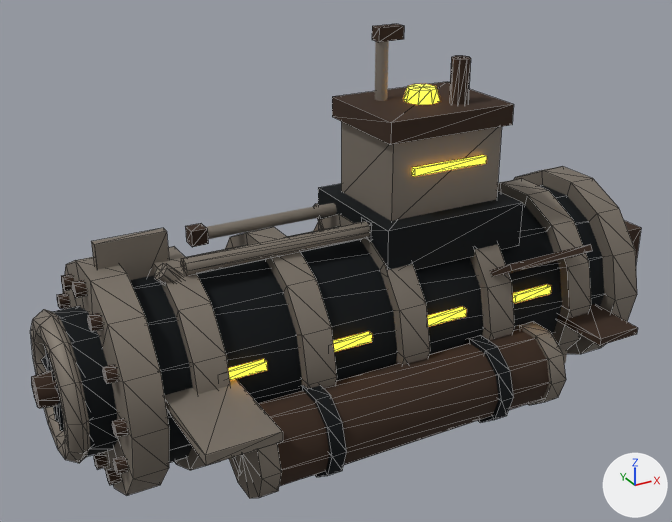
The glTF model docs/concept-art/models/abyssal-submersible-bathyarch.glb as it was, and as the next commit left it.
Both versions are drawn from a 50 mm camera at (-63.0, -106.7, 62.3) aimed at (-3.8, 0.9, 8.5). The axes (+X, +Y, +Z) are drawn at lower right. The lights are the same throughout. The picture after the commit comes second. Mesh edges are drawn as thin lines on the coarser meshes. Where no turn or scale is listed for an object, it has been applied to the vertices.

In view in the first picture: 'ballast-tank-stb', 'dive-plane-aft-stb', 'end-cap-aft', 'end-cap-fore', 'pressure-hull', 'prop-shroud', 'reinforcement-band-1', 'reinforcement-band-2', 'reinforcement-band-5', 'running-light-stb-4', 'tower', 'tower-base', 'tower-cap', 'tower-light-strip' and 36 more.
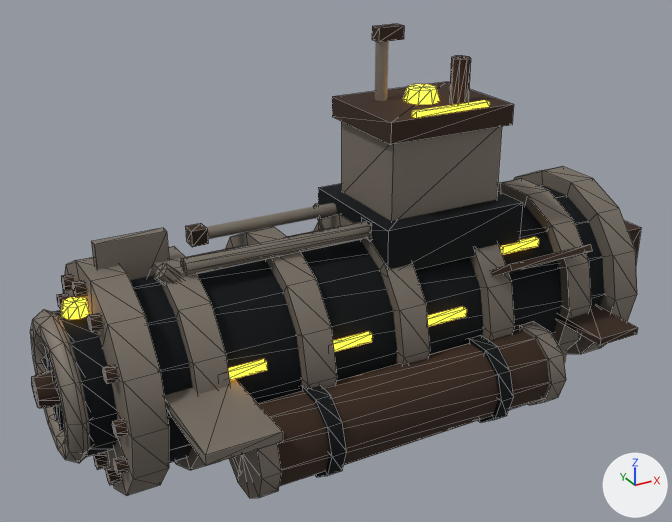
Location of each change, (x1, y1, x2, y2) in pixels of the pictures (672 x 522 px):
'tower-light-strip', moved: before (411, 155, 487, 177); after (412, 100, 490, 118)
'running-light-stb-4', moved: before (512, 284, 551, 303); after (501, 237, 539, 255)
'aft-beacon', moved (not visible before): after (61, 297, 90, 320)

Patch to the scene script:
```diff
--- a/docs/concept-art/models/abyssal-submersible-bathyarch.glb.py
+++ b/docs/concept-art/models/abyssal-submersible-bathyarch.glb.py
@@ ob_running_light_stb_4 @@
 ob_running_light_stb_4 = bpy.data.objects.new('running-light-stb-4', me_mesh_118)
-ob_running_light_stb_4.location = (20.5, -13.5, 3.7)
+ob_running_light_stb_4.location = (20.5, -9.9, 9.9)
@@ ob_tower_light_strip @@
 ob_tower_light_strip = bpy.data.objects.new('tower-light-strip', me_mesh_119)
-ob_tower_light_strip.location = (9.3, -7.4, 23.1)
+ob_tower_light_strip.location = (9.3, -7.1, 30.9)
@@ ob_aft_beacon @@
 ob_aft_beacon = bpy.data.objects.new('aft-beacon', me_mesh_120)
-ob_aft_beacon.location = (-40.6, 0.0, 7.9)
+ob_aft_beacon.location = (-41.3, 0.0, 10.4)
```
